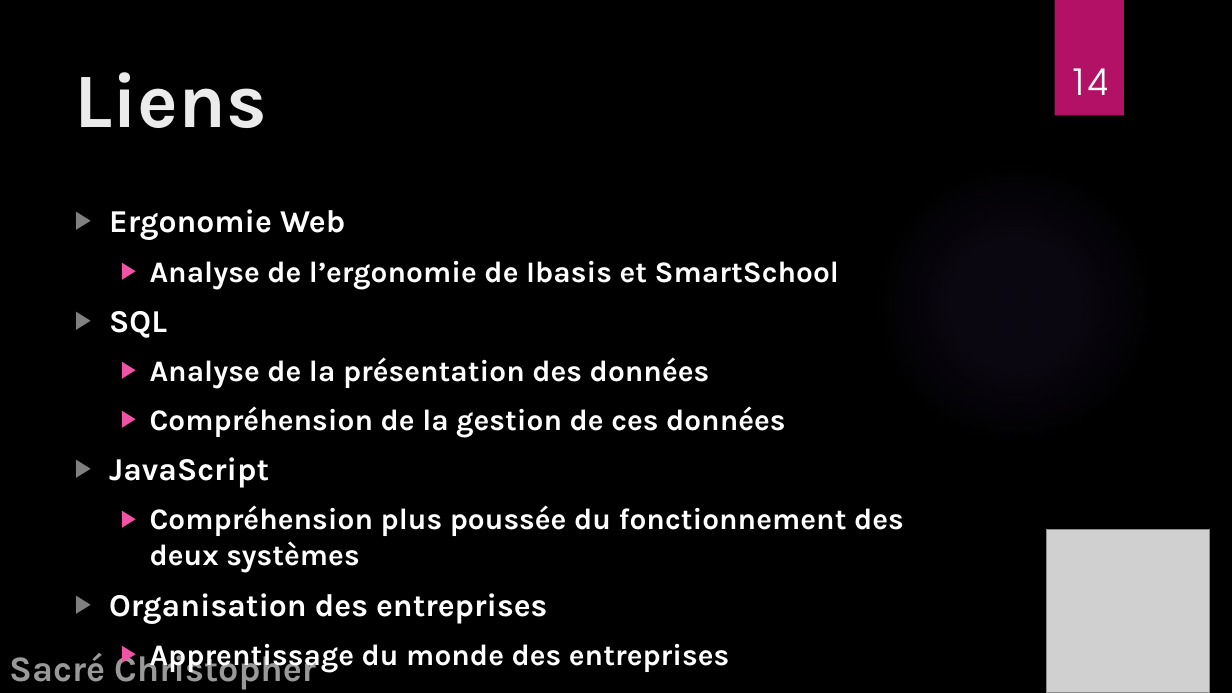
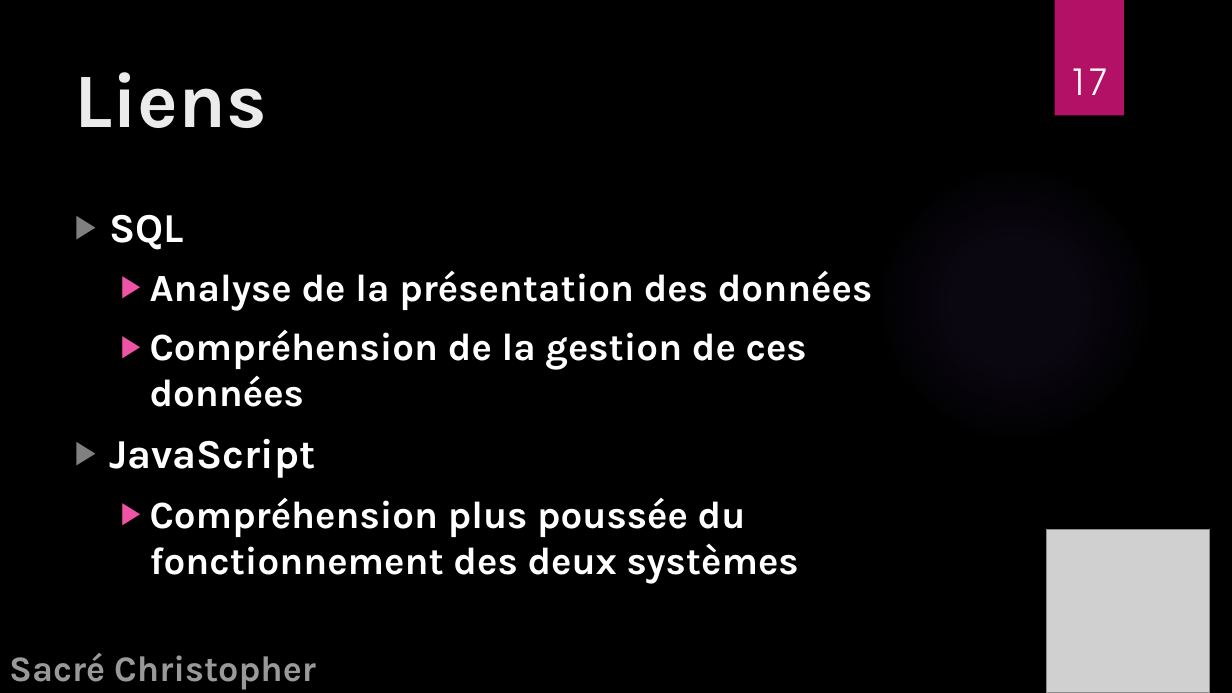
Before and after one commit to TheYoungSensei/Synthese_2BIN, a slide deck: slide 17 of Synthèse Stage d'observation/[Défense Stage][Sacré Christopher].pptx (slide 14 before the commit). Drawn at 1232x693 pixels with LibreOffice and Linux fonts; fonts in the diff are those of the drawing; grey boxes stand for pictures; background and template pictures are left out. Boxes give left, top, right and bottom in pixels: in the first picture for what was removed or moved away, otherwise in the second. Text is boxed around its words. In the diff, an @@ line names an element or a change of style, - is before the commit and + after.

```diff
--- a/Synthèse Stage d'observation/[Défense Stage][Sacré Christopher].pptx
+++ b/Synthèse Stage d'observation/[Défense Stage][Sacré Christopher].pptx
@@ page number at bbox=[1069, 68, 1109, 95]: text changed @@
-14
+17
@@ text "SQL" at bbox=[109, 214, 872, 584]: size 24.8 to 32 pt in "SQL", "JavaScript"; size 23.2 to 30 pt @@
@@ text at bbox=[109, 209, 839, 289]: paragraphs removed @@
-▶ Ergonomie Web
-  ▶ Analyse de l’ergonomie de Ibasis et SmartSchool
@@ text at bbox=[109, 593, 729, 673]: paragraphs removed @@
-▶ Organisation des entreprises
-  ▶ Apprentissage du monde des entreprises
-  ▶ Analyse correcte d’un processus
```
Also in this commit, not shown: 3 other slides changed, 3 slides added, 17 other files.
